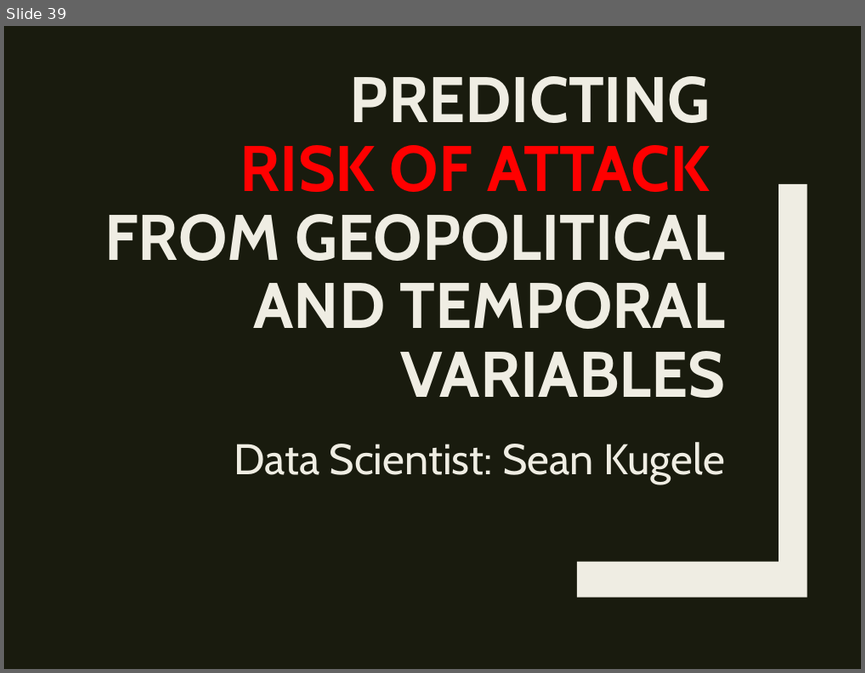
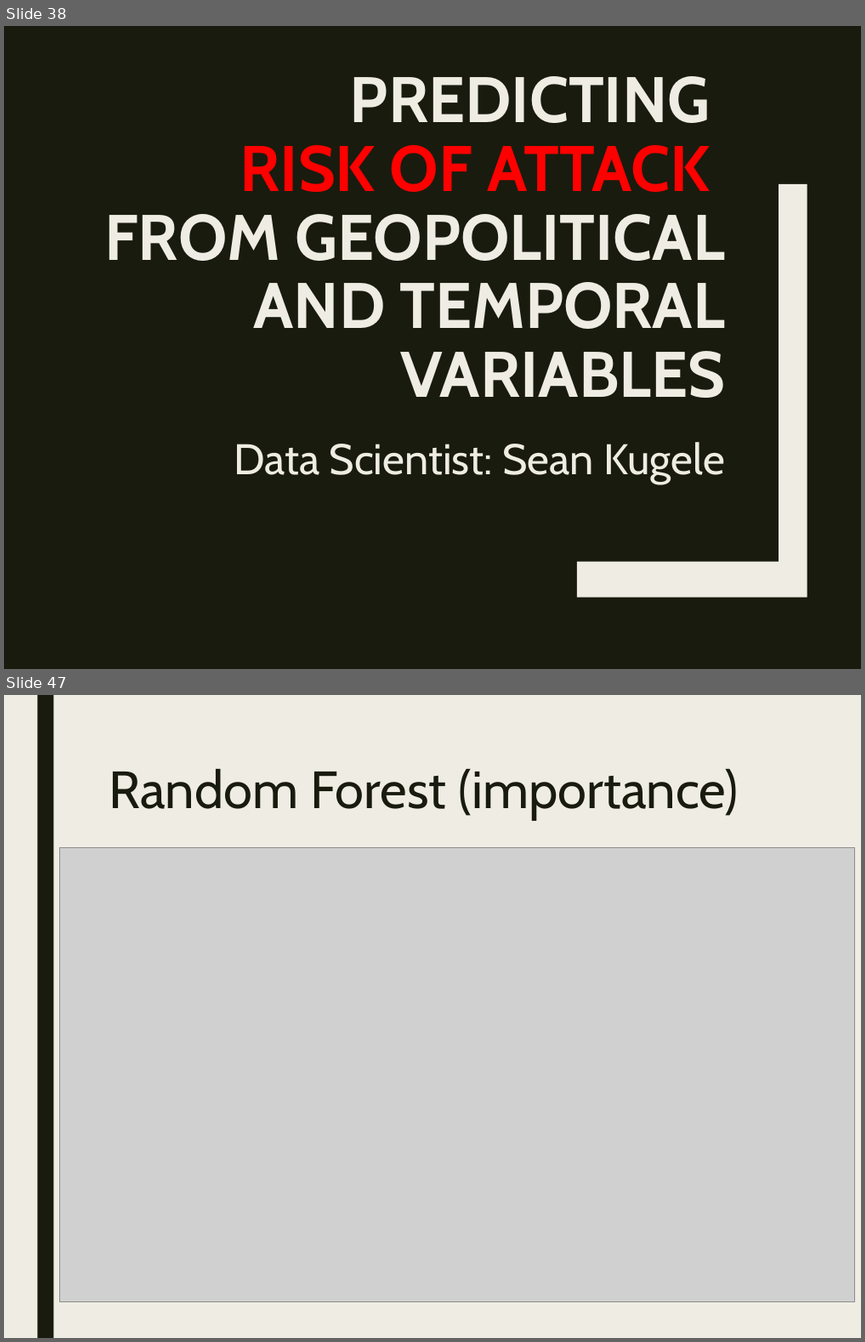
Before and after one commit to stats-learning-fall2019/final-project, a slide deck: presentation/gtdb-final-presentation.pptx. Shown one above the other, each under a label of ours: slide 39 before the commit, slides 38 and 47 after it; the slides between them are not shown. The pictures are 865x673 and 865x1342 pixels, drawn with LibreOffice and Linux fonts; fonts in the diff are those of the drawing; grey boxes stand for pictures. Boxes give left, top, right and bottom in pixels: in the first picture for what was removed or moved away, otherwise in the second. Text is boxed around its words. In the diff, an @@ line names an element or a change of style, - is before the commit and + after.

```diff
--- a/presentation/gtdb-final-presentation.pptx
+++ b/presentation/gtdb-final-presentation.pptx
@@ slide 47 added at (4, 695, 861, 1338), background #EFEDE3 @@
@@ rectangle added at (37, 695, 53, 1338), fill #191B0E @@
@@ title added at (109, 769, 738, 820), 44 pt, text #191B0E @@
+Random Forest (importance)
@@ picture added at (60, 847, 855, 1302) @@
@@ what was slide 39 is now slide 38 @@
```
Also in this commit, not shown: 2 slides changed, 8 other slides added, 1 slide removed.
